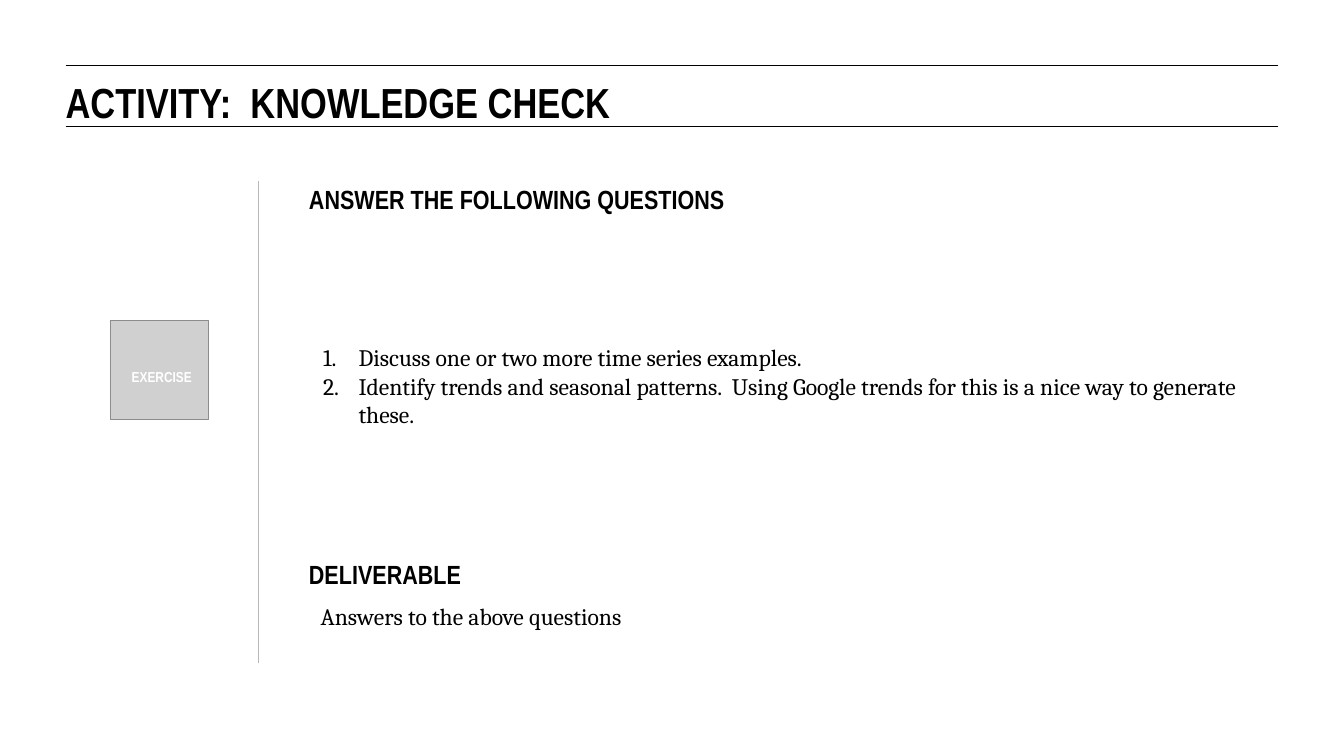
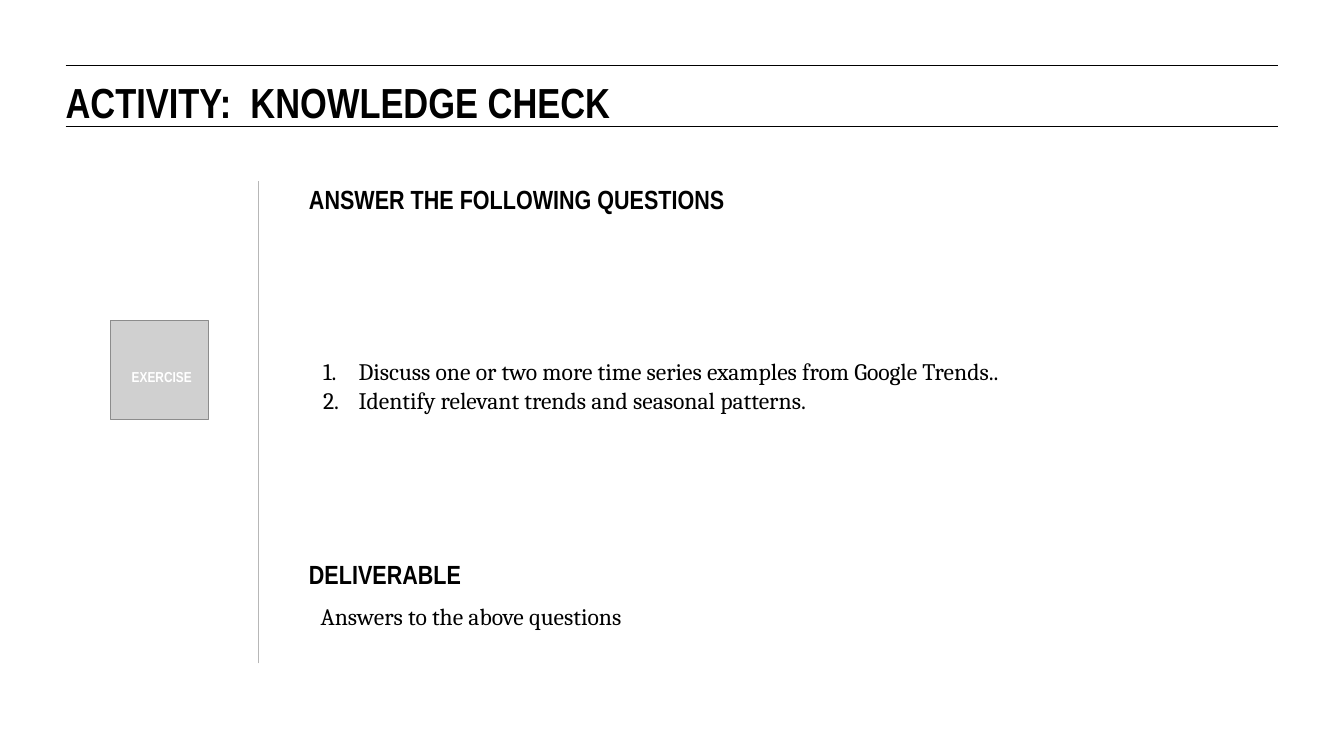
Before and after one commit to eflautt/ga-data-science, a slide deck: slide 24 of lessons/lesson-15/15-time-series-analysis.pptx. Drawn at 1344x755 pixels with LibreOffice and Linux fonts; fonts in the diff are those of the drawing; grey boxes stand for pictures. Boxes give left, top, right and bottom in pixels: in the first picture for what was removed or moved away, otherwise in the second. Text is boxed around its words. In the diff, an @@ line names an element or a change of style, - is before the commit and + after.

```diff
--- a/lessons/lesson-15/15-time-series-analysis.pptx
+++ b/lessons/lesson-15/15-time-series-analysis.pptx
@@ text at (x1=359, y1=363, x2=998, y2=414): text changed @@
-1. Discuss one or two more time series examples.
-2. Identify trends and seasonal patterns. Using Google trends for this is a nice way to generate these.
+1. Discuss one or two more time series examples from Google Trends..
+2. Identify relevant trends and seasonal patterns.
```
Also in this commit, not shown: 24 other slides changed, 1 slide added.
